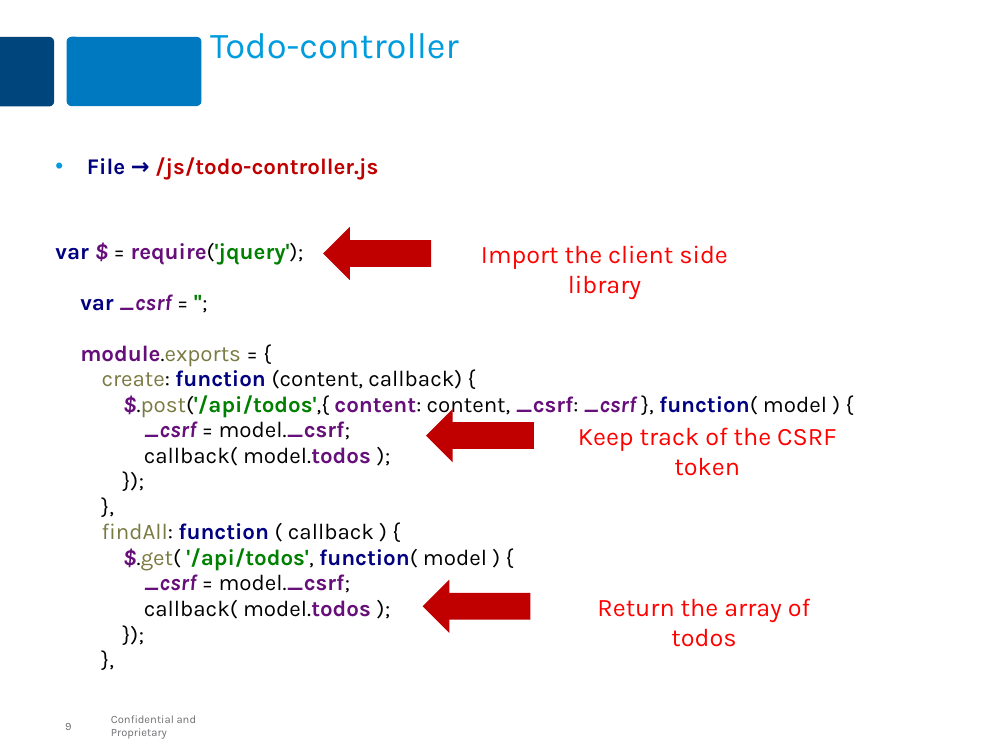
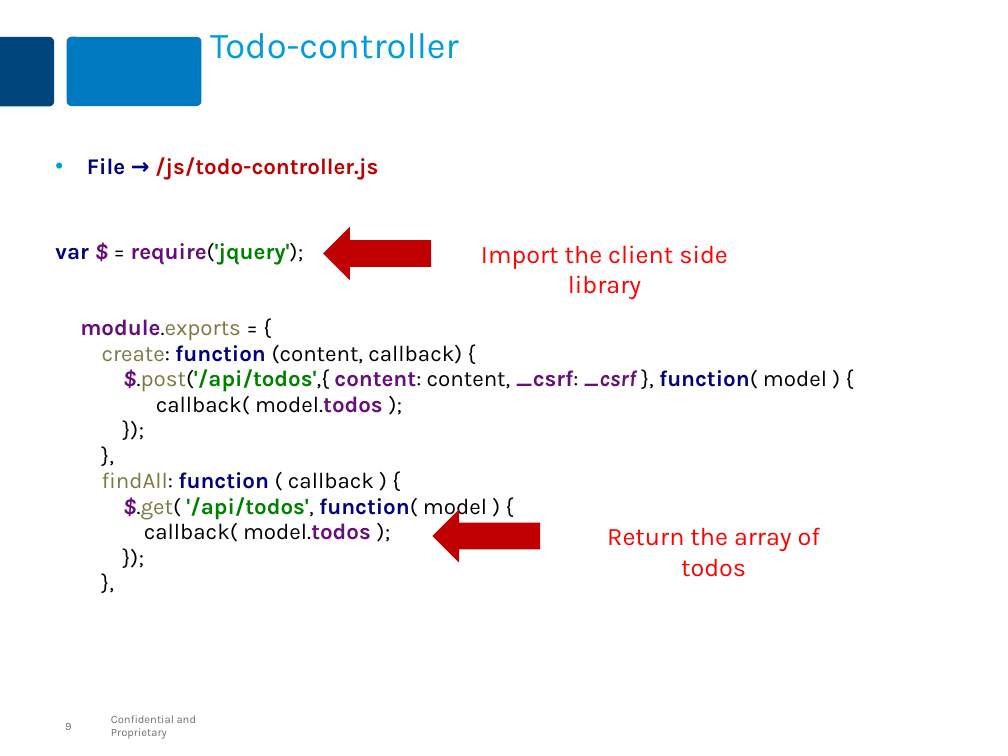
Before and after one commit to MaxMillington/react_practice, a slide deck: slide 9 of lesson-react-20-ajax/react-ajax.pptx. Drawn at 1008x756 pixels with LibreOffice and Linux fonts; fonts in the diff are those of the drawing. Boxes give left, top, right and bottom in pixels: in the first picture for what was removed or moved away, otherwise in the second. Text is boxed around its words. In the diff, an @@ line names an element or a change of style, - is before the commit and + after.

```diff
--- a/lesson-react-20-ajax/react-ajax.pptx
+++ b/lesson-react-20-ajax/react-ajax.pptx
@@ text at (55, 243, 827, 542): text changed @@
-var $ = require('jquery');
-var _csrf = '';
-module.exports = {
-create: function (content, callback) {
-$.post('/api/todos',{ content: content, _csrf: _csrf }, function( model ) {
-_csrf = model._csrf;
-callback( model.todos );
-});
-},
-findAll: function ( callback ) {
-$.get( '/api/todos', function( model ) {
-_csrf = model._csrf;
-callback( model.todos );
-});
-},
+var $ = require('jquery');
+module.exports = {
+create: function (content, callback) {
+$.post('/api/todos',{ content: content, _csrf: _csrf }, function( model ) {
+callback( model.todos );
+});
+},
+findAll: function ( callback ) {
+$.get( '/api/todos', function( model ) {
+callback( model.todos );
+});
+},
@@ down arrow removed at (426, 409, 534, 463) @@
@@ text removed at (578, 427, 836, 476) @@
-Keep track of the CSRF token
@@ down arrow: place and size @@
-down arrow at (422, 580, 530, 633)
+down arrow at (432, 509, 540, 562)
@@ text "Return the array of todos": place and size @@
-text "Return the array of todos" at (597, 598, 810, 647)
+text "Return the array of todos" at (607, 527, 820, 577)
```
Also in this commit, not shown: 4 other slides changed, 1 other file.
